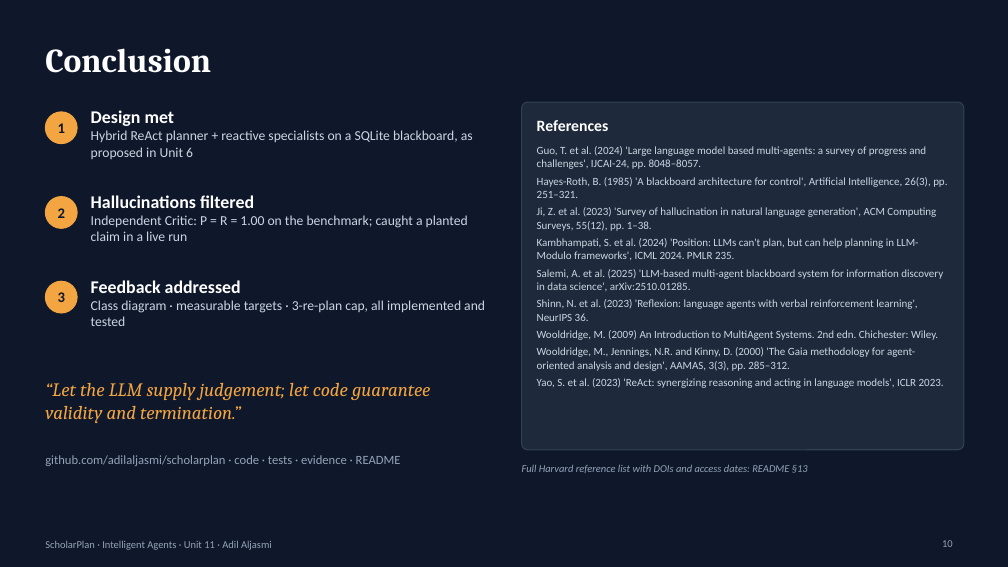
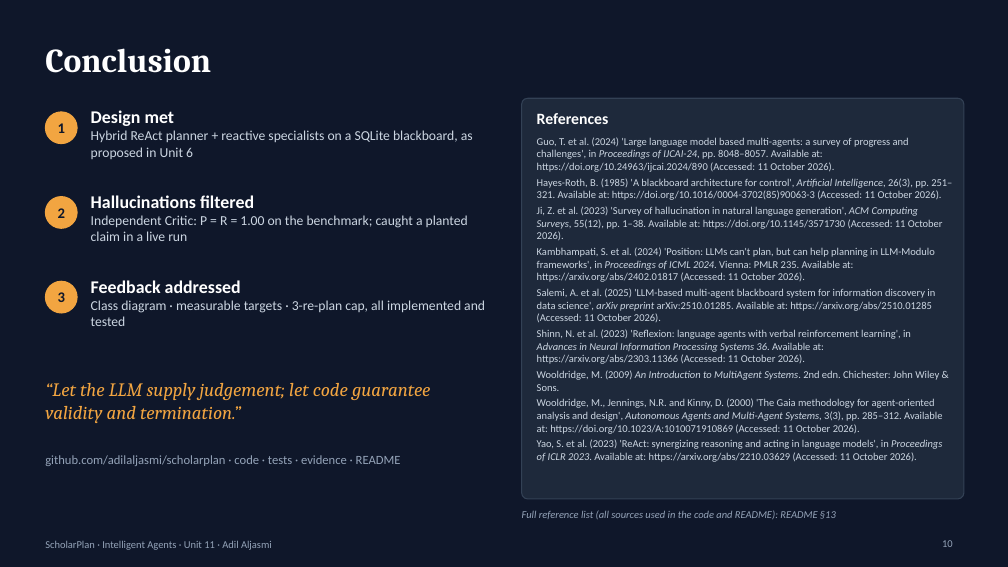
Before and after one commit to adilaljasmi/scholarplan, a slide deck: slide 10 of presentation/ScholarPlan_Unit11_Presentation.pptx. Drawn at 1008x567 pixels with LibreOffice and Linux fonts; fonts in the diff are those of the drawing. Boxes give left, top, right and bottom in pixels: in the first picture for what was removed or moved away, otherwise in the second. Text is boxed around its words. In the diff, an @@ line names an element or a change of style, - is before the commit and + after.

Commit message:
Slide 10: full Harvard reference entries (italics, DOIs, access dates)

```diff
--- a/presentation/ScholarPlan_Unit11_Presentation.pptx
+++ b/presentation/ScholarPlan_Unit11_Presentation.pptx
@@ rounded rectangle: place and size @@
-rounded rectangle at (522,102,964,450)
+rounded rectangle at (522,98,964,499)
@@ rounded rectangle at (522,98,964,499): proportions changed @@
@@ text "References": place and size @@
-text "References" at (537,120,609,131)
+text "References" at (537,113,609,124)
@@ text at (537,137,952,462): text changed; size 10.5 to 10 pt @@
-Guo, T. et al. (2024) 'Large language model based multi-agents: a survey of progress and challenges', IJCAI-24, pp. 8048–8057.
-Hayes-Roth, B. (1985) 'A blackboard architecture for control', Artificial Intelligence, 26(3), pp. 251–321.
-Ji, Z. et al. (2023) 'Survey of hallucination in natural language generation', ACM Computing Surveys, 55(12), pp. 1–38.
-Kambhampati, S. et al. (2024) 'Position: LLMs can't plan, but can help planning in LLM-Modulo frameworks', ICML 2024. PMLR 235.
-Salemi, A. et al. (2025) 'LLM-based multi-agent blackboard system for information discovery in data science', arXiv:2510.01285.
-Shinn, N. et al. (2023) 'Reflexion: language agents with verbal reinforcement learning', NeurIPS 36.
-Wooldridge, M. (2009) An Introduction to MultiAgent Systems. 2nd edn. Chichester: Wiley.
-Wooldridge, M., Jennings, N.R. and Kinny, D. (2000) 'The Gaia methodology for agent-oriented analysis and design', AAMAS, 3(3), pp. 285–312.
-Yao, S. et al. (2023) 'ReAct: synergizing reasoning and acting in language models', ICLR 2023.
+Guo, T. et al. (2024) 'Large language model based multi-agents: a survey of progress and challenges', in Proceedings of IJCAI-24, pp. 8048–8057. Available at: https://doi.org/10.24963/ijcai.2024/890 (Accessed: 11 October 2026).
+Hayes-Roth, B. (1985) 'A blackboard architecture for control', Artificial Intelligence, 26(3), pp. 251–321. Available at: https://doi.org/10.1016/0004-3702(85)90063-3 (Accessed: 11 October 2026).
+Ji, Z. et al. (2023) 'Survey of hallucination in natural language generation', ACM Computing Surveys, 55(12), pp. 1–38. Available at: https://doi.org/10.1145/3571730 (Accessed: 11 October 2026).
+Kambhampati, S. et al. (2024) 'Position: LLMs can't plan, but can help planning in LLM-Modulo frameworks', in Proceedings of ICML 2024. Vienna: PMLR 235. Available at: https://arxiv.org/abs/2402.01817 (Accessed: 11 October 2026).
+Salemi, A. et al. (2025) 'LLM-based multi-agent blackboard system for information discovery in data science', arXiv preprint arXiv:2510.01285. Available at: https://arxiv.org/abs/2510.01285 (Accessed: 11 October 2026).
+Shinn, N. et al. (2023) 'Reflexion: language agents with verbal reinforcement learning', in Advances in Neural Information Processing Systems 36. Available at: https://arxiv.org/abs/2303.11366 (Accessed: 11 October 2026).
+Wooldridge, M. (2009) An Introduction to MultiAgent Systems. 2nd edn. Chichester: John Wiley & Sons.
+Wooldridge, M., Jennings, N.R. and Kinny, D. (2000) 'The Gaia methodology for agent-oriented analysis and design', Autonomous Agents and Multi-Agent Systems, 3(3), pp. 285–312. Available at: https://doi.org/10.1023/A:1010071910869 (Accessed: 11 October 2026).
+Yao, S. et al. (2023) 'ReAct: synergizing reasoning and acting in language models', in Proceedings of ICLR 2023. Available at: https://arxiv.org/abs/2210.03629 (Accessed: 11 October 2026).
@@ text at (522,510,836,519): text changed @@
-Full Harvard reference list with DOIs and access dates: README §13
+Full reference list (all sources used in the code and README): README §13
```
Also in this commit, not shown: 1 other file.
